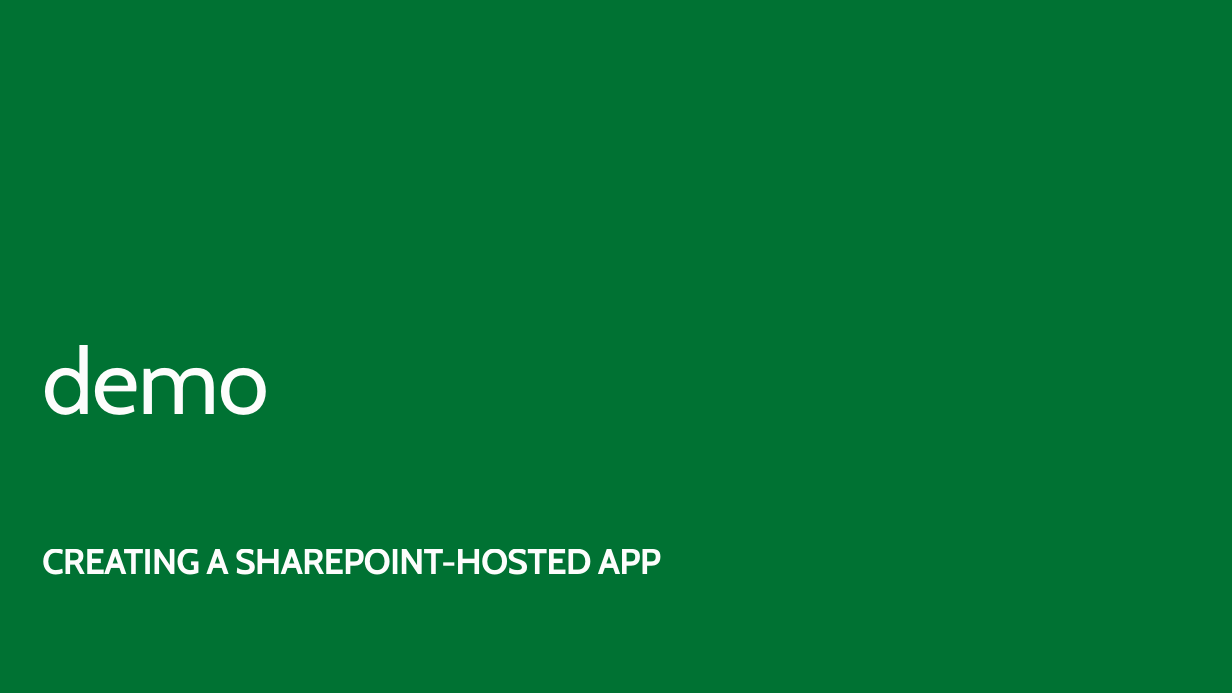
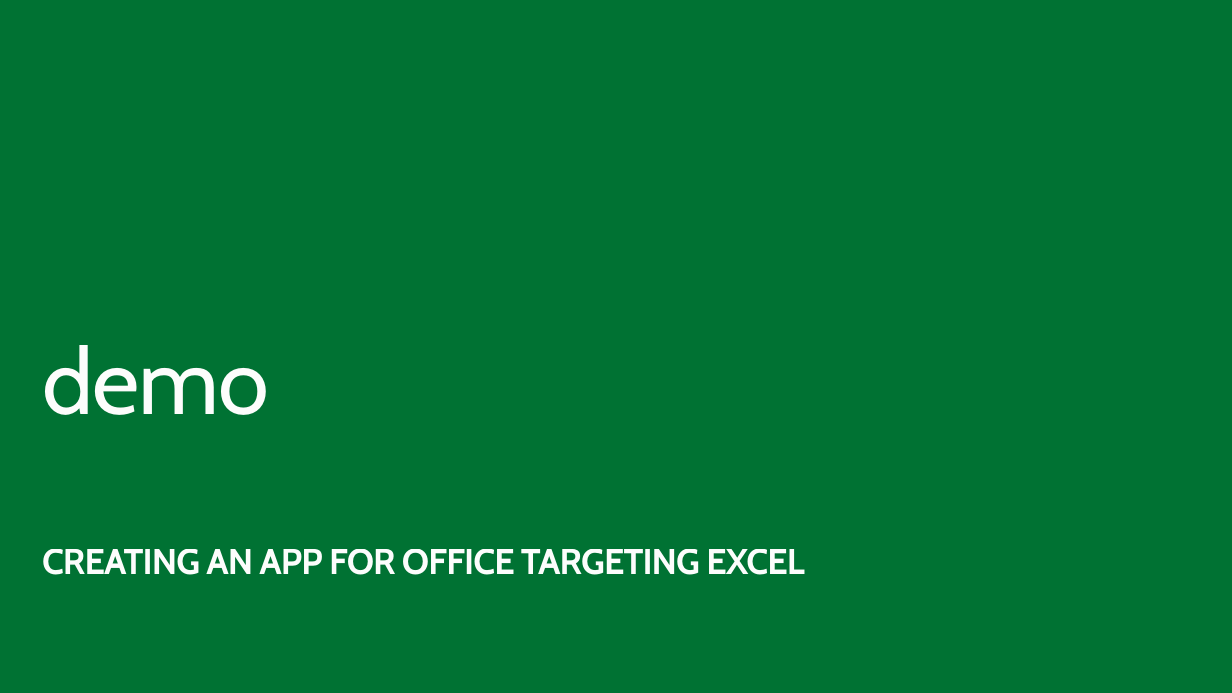
Before and after one commit to OfficeDev/TrainingContent, a slide deck: slide 20 of O3652-4 Deep Dive Apps for Office in Excel/O3652-4 Deep Dive into Apps for Office in Excel.pptx (slide 38 before the commit). Drawn at 1232x693 pixels with LibreOffice and Linux fonts; fonts in the diff are those of the drawing. Boxes give left, top, right and bottom in pixels: in the first picture for what was removed or moved away, otherwise in the second. Text is boxed around its words. In the diff, an @@ line names an element or a change of style, - is before the commit and + after.

```diff
--- a/O3652-4 Deep Dive Apps for Office in Excel/O3652-4 Deep Dive into Apps for Office in Excel.pptx
+++ b/O3652-4 Deep Dive Apps for Office in Excel/O3652-4 Deep Dive into Apps for Office in Excel.pptx
@@ subtitle at (x1=42, y1=549, x2=805, y2=575): text changed @@
-CREATING A SHAREPOINT-HOSTED APP
+CREATING AN APP FOR OFFICE TARGETING EXCEL
```
Also in this commit, not shown: 7 other slides changed, 19 slides added, 22 slides removed, 1 other file.
